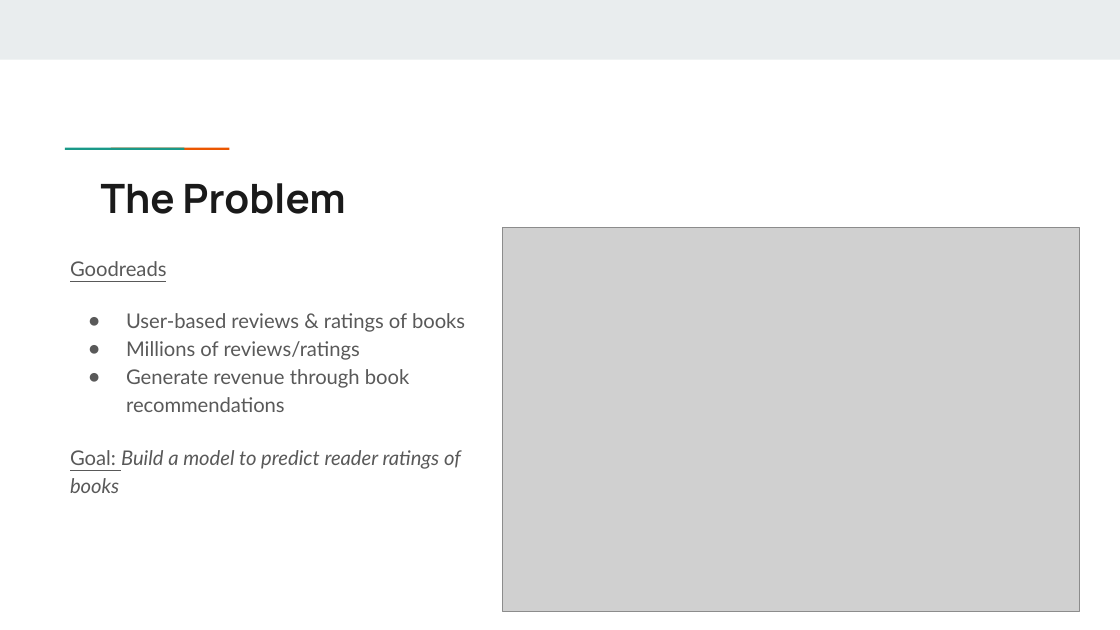
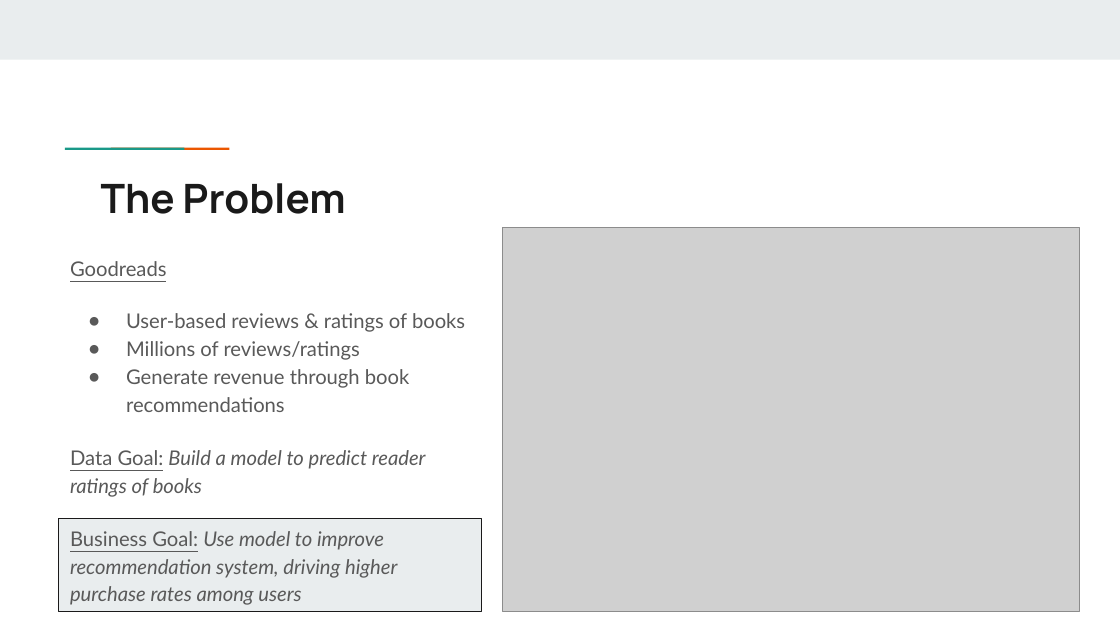
Before and after one commit to markdurrenberger/Goodreads_Book_Recommender, a slide deck: slide 2 of Executive_Presentation.pptx. Drawn at 1120x630 pixels with LibreOffice and Linux fonts; fonts in the diff are those of the drawing; grey boxes stand for pictures. Boxes give left, top, right and bottom in pixels: in the first picture for what was removed or moved away, otherwise in the second. Text is boxed around its words. In the diff, an @@ line names an element or a change of style, - is before the commit and + after.

```diff
--- a/Executive_Presentation.pptx
+++ b/Executive_Presentation.pptx
@@ text at bbox=[70, 450, 426, 605]: text changed @@
-Goal: Build a model to predict reader ratings of books
+Data Goal: Build a model to predict reader ratings of books
+Business Goal: Use model to improve recommendation system, driving higher purchase rates among users
@@ rectangle added at bbox=[58, 519, 482, 612], fill #E9EDEE, outline #1A1A1A 0.75 pt @@
```
Also in this commit, not shown: 4 other slides changed, 2 slides added, 2 slides removed.
